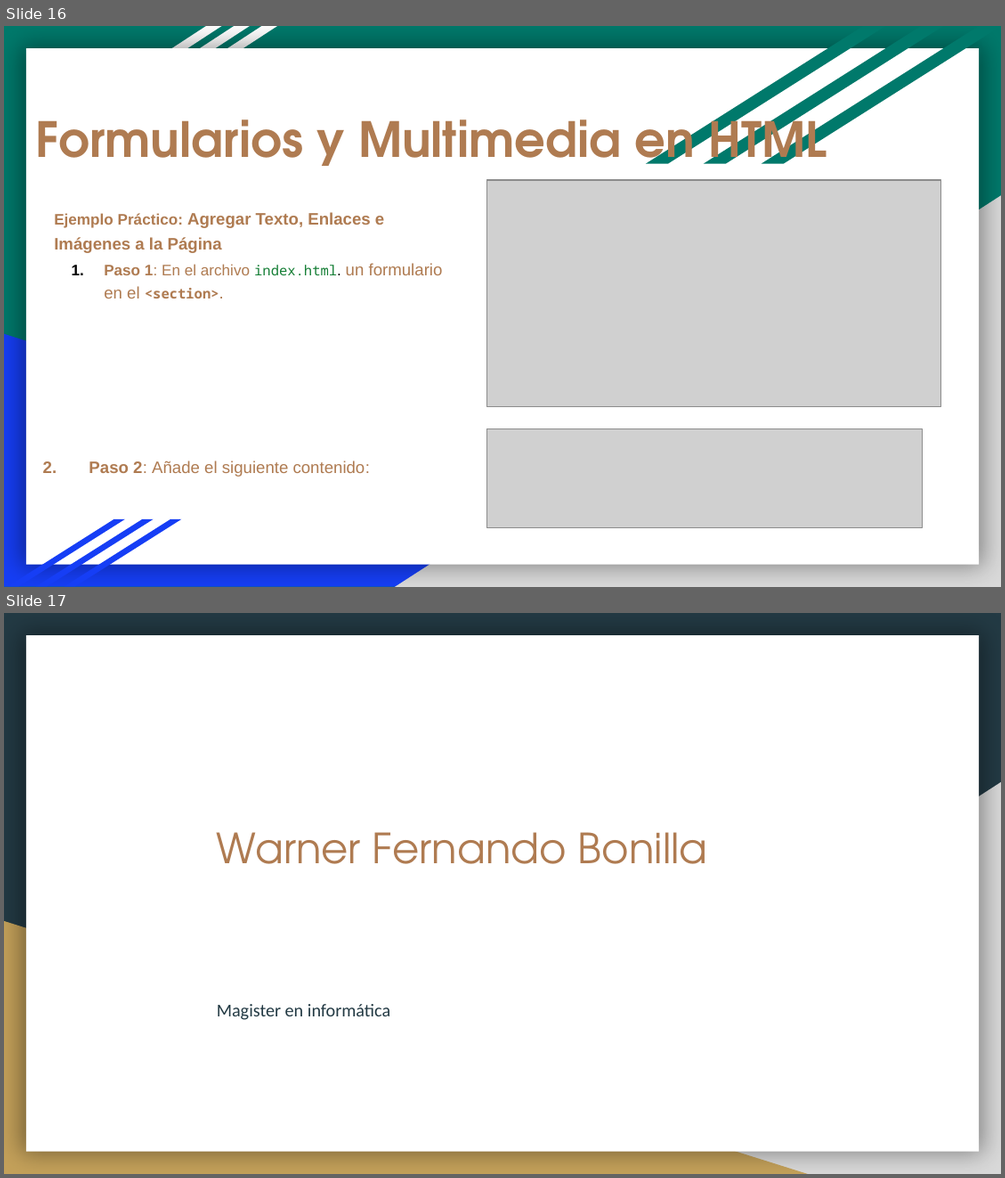
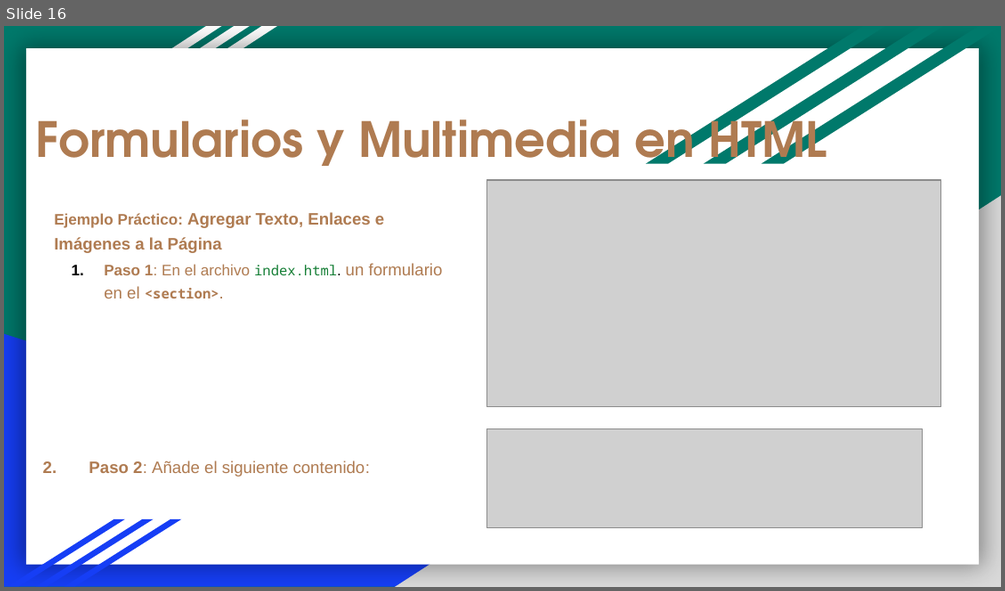
Before and after one commit to wanferv/DESARROLLO-WEB-FULL-STACK, a slide deck: basico/ppt/1. HTMLyCSS Basico 1.pptx. Shown one above the other, each under a label of ours: slides 16 and 17 before the commit, slide 16 after it. The pictures are 1005x1178 and 1005x591 pixels, drawn with LibreOffice and Linux fonts; fonts in the diff are those of the drawing; grey boxes stand for pictures. Boxes give left, top, right and bottom in pixels: in the first picture for what was removed or moved away, otherwise in the second. Text is boxed around its words. In the diff, an @@ line names an element or a change of style, - is before the commit and + after.

```diff
--- a/basico/ppt/1. HTMLyCSS Basico 1.pptx
+++ b/basico/ppt/1. HTMLyCSS Basico 1.pptx
@@ slide 17 removed at (4, 613, 1001, 1174), background #233A44; not listed: 2 template elements that a slide beside it also shows @@
@@ title removed at (217, 832, 708, 864) @@
-Warner Fernando Bonilla
@@ right triangle removed at (4, 921, 808, 1174) @@
@@ subtitle removed at (217, 1004, 390, 1020) @@
-Magister en informática
```
Also in this commit, not shown: 33 other files.
